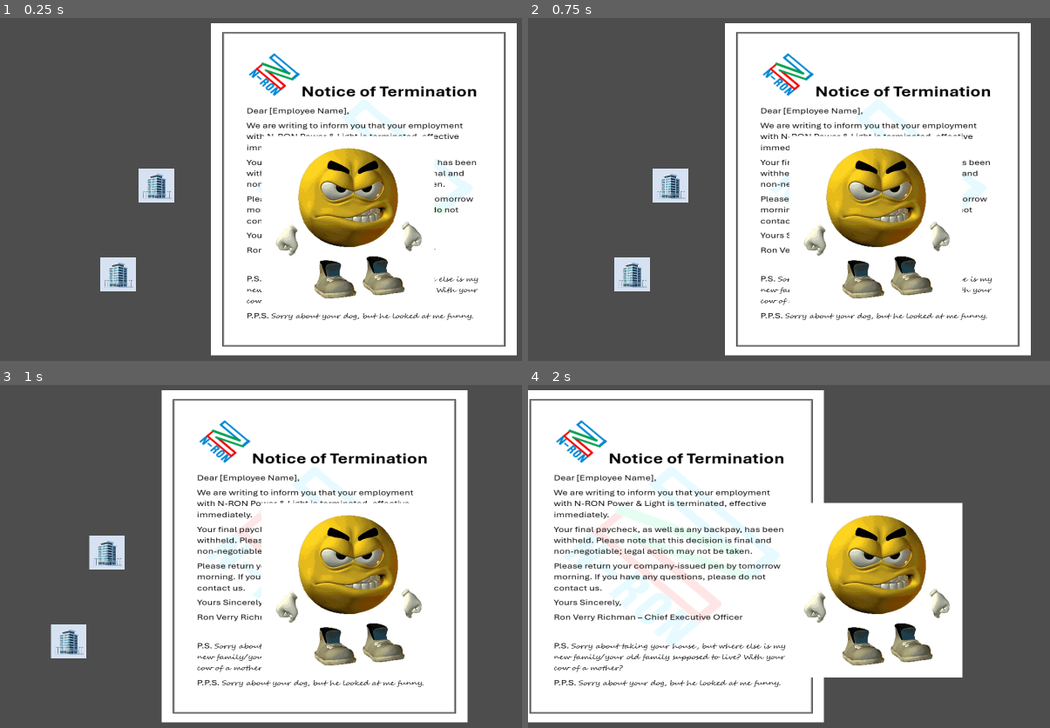
Above: before the commit, frames 1-4 (two rows, left to right).
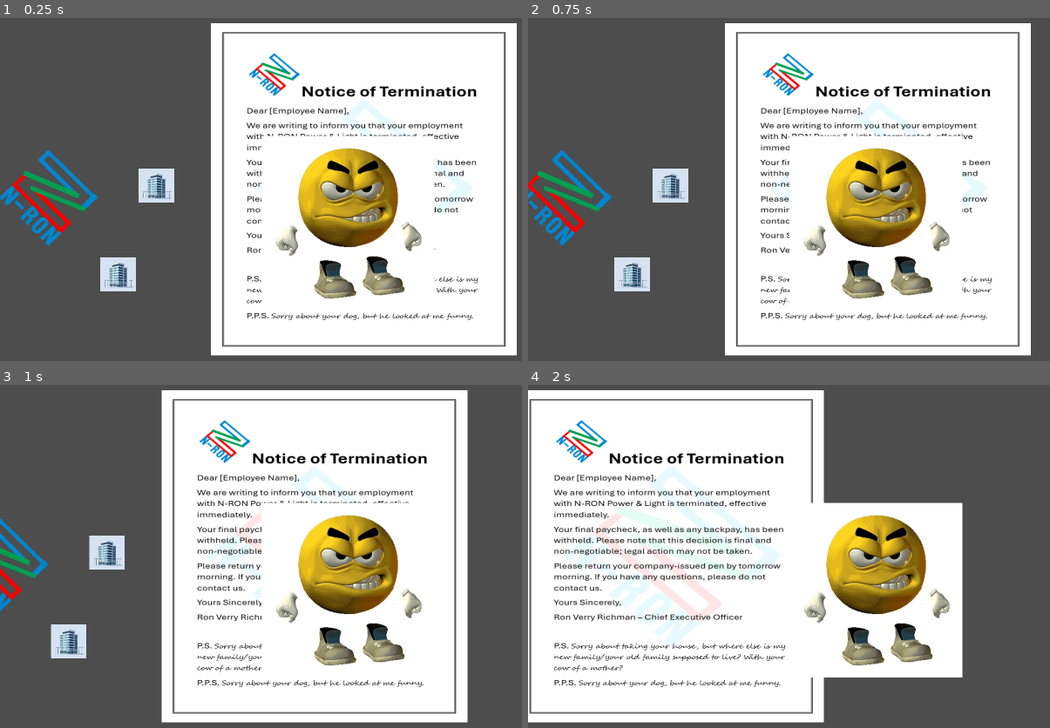
Above: after the commit, the same moments.

Repository: SluggyGhost/company-crasher
Game: Godot game, scene res://levels/City.tscn
The game is run twice, just before and just after one commit, with the same random seed, the same clock (stepped at 60 frames per second) and the same inputs.
Inputs:
- Up to frame 1 (0.25 s): no input
- Up to frame 2 (0.75 s): tap Enter (ui_accept) at 0.5 s; hold Right (ui_right) from 0.53 s (still down)
- Up to frame 3 (1 s): keep holding Right (ui_right); tap Enter (ui_accept) at 0.77 s
- Up to frame 4 (2 s): keep holding Right (ui_right); tap Enter (ui_accept) at 1.52 s

The runs differ from the first frame. In frame 1, 1.4% of the frame differs, in the area x 0-19%, y 38-67%; in frame 2, 1.3%; in frame 3, 0.7%; in frame 4, nothing differs.

Commit message:
added test build

Diff:
--- a/buildings/building_area_2d.gd
+++ /dev/null
@@ -1,13 +0,0 @@
-extends Area2D
-
-@export var building_size: int = 1
-
-signal building_entered(size, building_ref)
-
-func _on_Building_body_entered(body):
-	if body.is_in_group("player"):
-		emit_signal("building_entered", building_size, self)
-
-
-func _on_body_entered(body: Node2D) -> void:
-	pass # Replace with function body.
--- /dev/null
+++ b/buildings/testbuild.tscn
@@ -0,0 +1,17 @@
+[gd_scene load_steps=3 format=3 uid="uid://5mhd3d0ldafm"]
+
+[ext_resource type="Texture2D" uid="uid://c1tqggxbtbn17" path="res://Assets/Sprites/N-RON_logo.png" id="1_dumhs"]
+
+[sub_resource type="RectangleShape2D" id="RectangleShape2D_h63np"]
+size = Vector2(240, 253)
+
+[node name="Testbuild" type="Area2D"]
+
+[node name="Sprite2D" type="Sprite2D" parent="."]
+position = Vector2(-225, 45)
+scale = Vector2(1.0252526, 1.0088968)
+texture = ExtResource("1_dumhs")
+
+[node name="CollisionShape2D" type="CollisionShape2D" parent="."]
+position = Vector2(-219, 44)
+shape = SubResource("RectangleShape2D_h63np")
--- a/levels/City.tscn
+++ b/levels/City.tscn
@@ -1,8 +1,9 @@
-[gd_scene load_steps=4 format=3 uid="uid://b2l21ff6cahgx"]
+[gd_scene load_steps=5 format=3 uid="uid://b2l21ff6cahgx"]
 
 [ext_resource type="Texture2D" uid="uid://bdg772fbabr6u" path="res://Assets/Sprites/Termination_Letter.png" id="1_kuu6s"]
 [ext_resource type="PackedScene" uid="uid://dr3huwe88gccc" path="res://player/player.tscn" id="2_4ikc1"]
 [ext_resource type="PackedScene" uid="uid://vbd3esl0xh2q" path="res://buildings/Matt_Build.tscn" id="3_4ikc1"]
+[ext_resource type="PackedScene" uid="uid://5mhd3d0ldafm" path="res://buildings/testbuild.tscn" id="4_7re5v"]
 
 [node name="City" type="Node2D"]
 
@@ -19,3 +20,6 @@
 
 [node name="MattBuild2" parent="." instance=ExtResource("3_4ikc1")]
 position = Vector2(-669, 151)
+
+[node name="Testbuild" parent="." instance=ExtResource("4_7re5v")]
+position = Vector2(-646, -118)
Not shown, removed: buildings/building_area_2d.gd.uid
